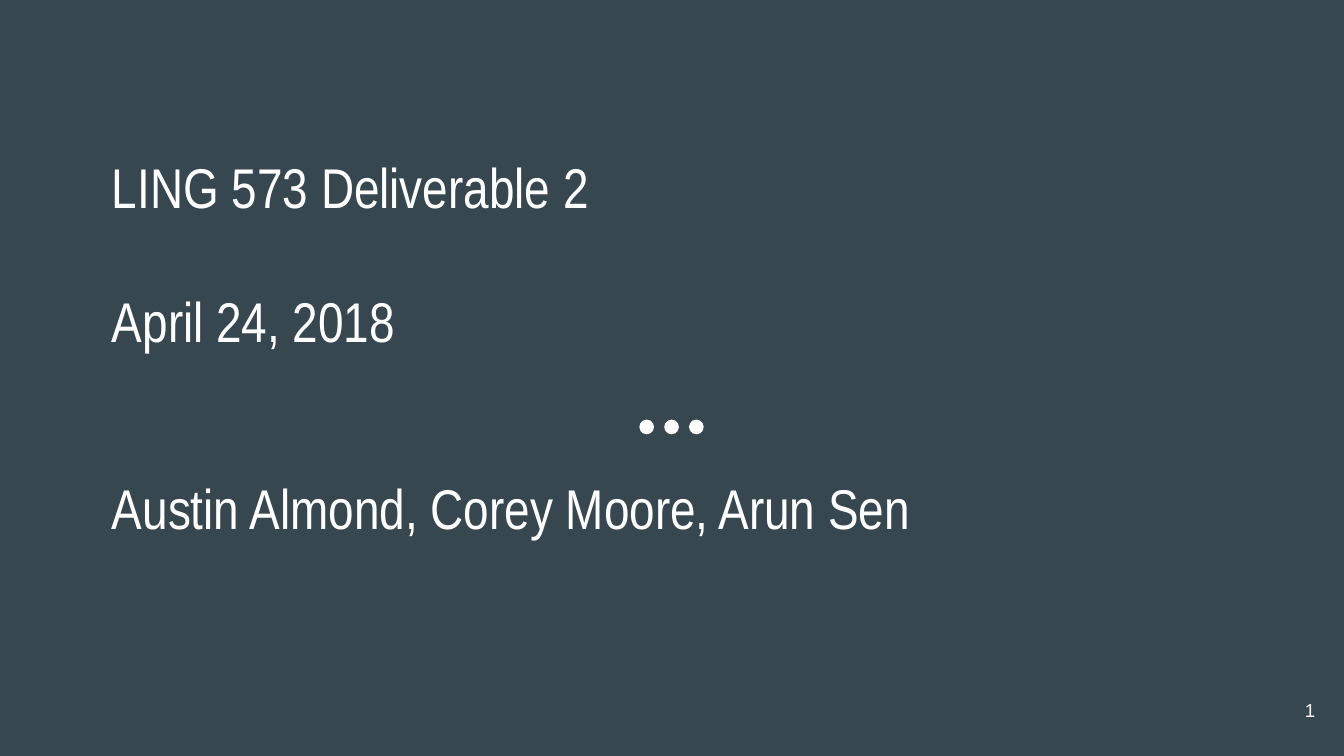
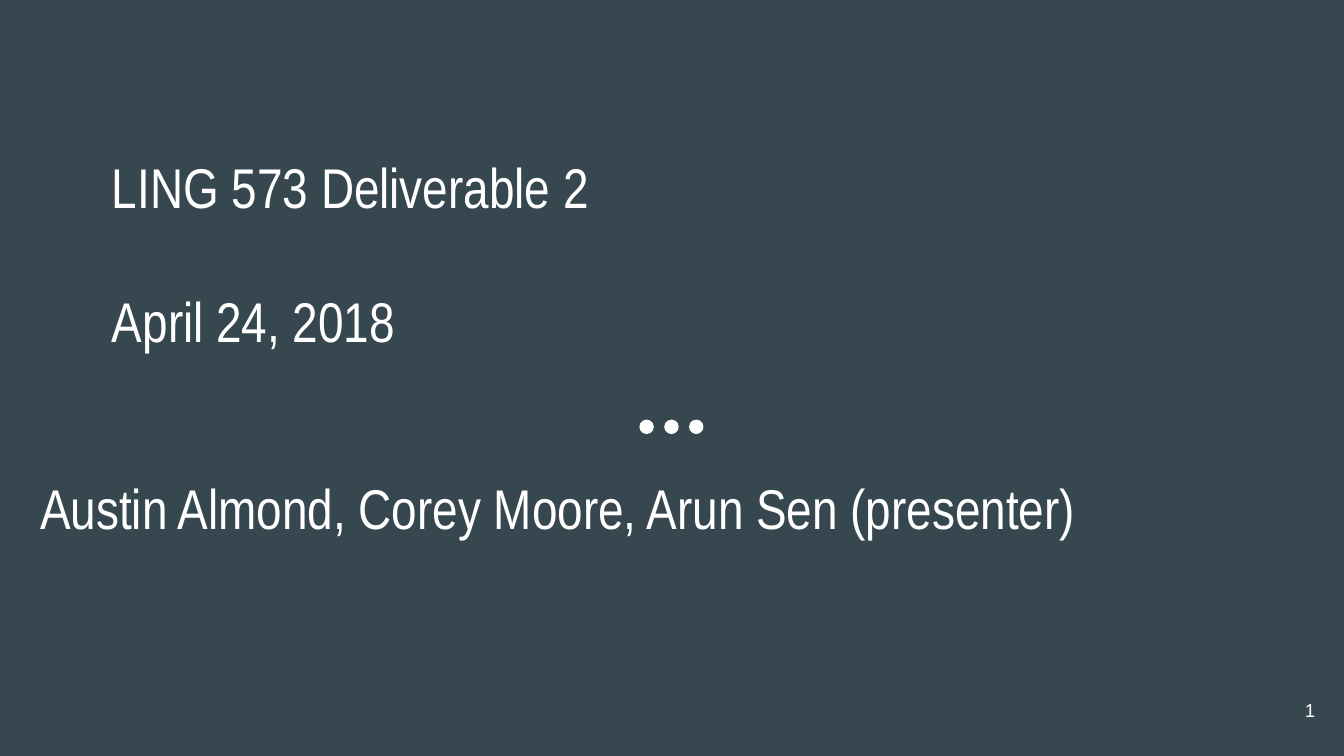
Before and after one commit to austin226/ling573, a slide deck: slide 1 of doc/D2_presentation.ppt. Drawn at 1344x756 pixels with LibreOffice and Linux fonts; fonts in the diff are those of the drawing. Boxes give left, top, right and bottom in pixels: in the first picture for what was removed or moved away, otherwise in the second. Text is boxed around its words. In the diff, an @@ line names an element or a change of style, - is before the commit and + after.

```diff
--- a/doc/D2_presentation.ppt
+++ b/doc/D2_presentation.ppt
@@ subtitle at <box>40,488,1075,538</box>: text changed @@
-Austin Almond, Corey Moore, Arun Sen
+Austin Almond, Corey Moore, Arun Sen (presenter)
```
Also in this commit, not shown: 3 other slides changed.
